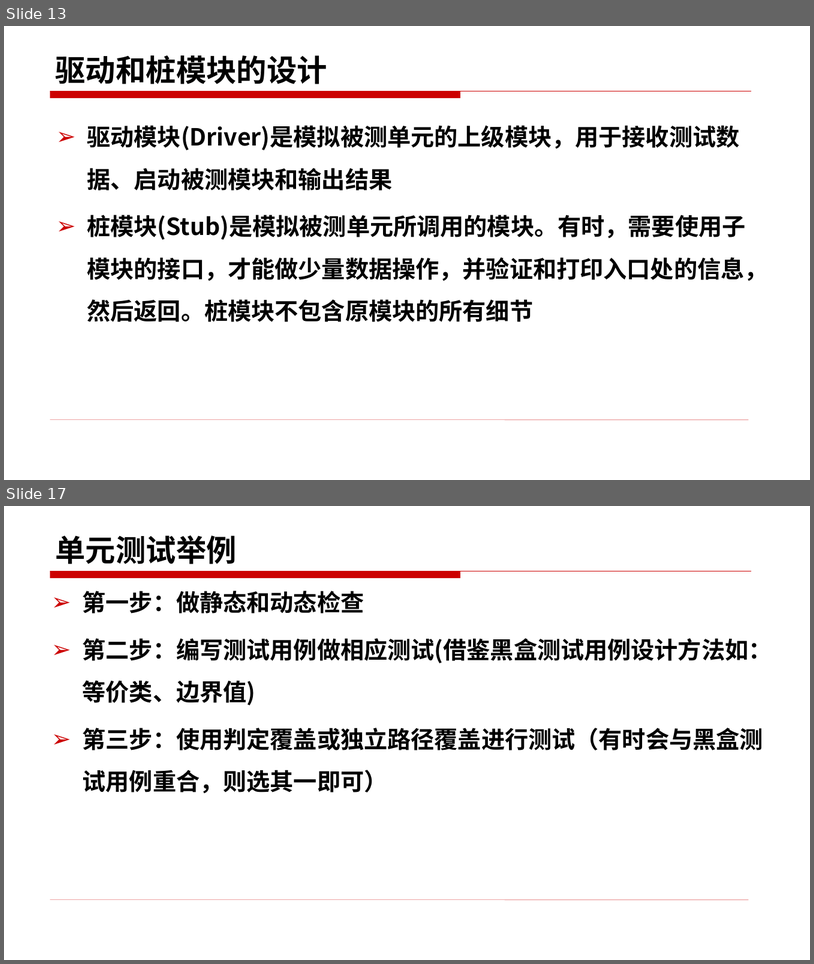
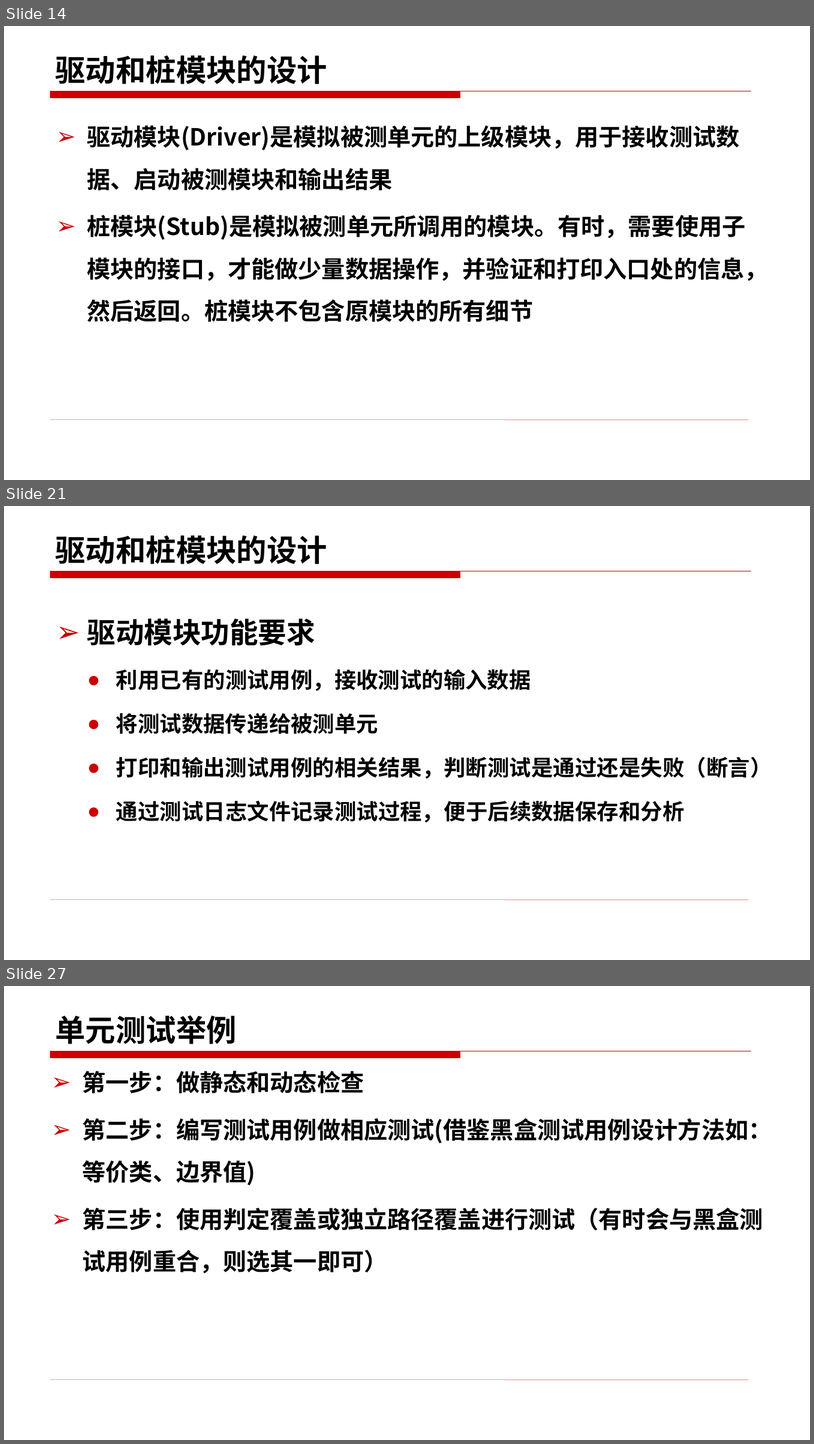
Before and after one commit to edu2act/course-foundation-software-tesing, a slide deck: materials/slides/7.pptx. Shown one above the other, each under a label of ours: slides 13 and 17 before the commit, slides 14, 21 and 27 after it; the slides between them are not shown. The pictures are 814x964 and 814x1444 pixels, drawn with LibreOffice and Linux fonts; fonts in the diff are those of the drawing. Boxes give left, top, right and bottom in pixels: in the first picture for what was removed or moved away, otherwise in the second. Text is boxed around its words. In the diff, an @@ line names an element or a change of style, - is before the commit and + after.

```diff
--- a/materials/slides/7.pptx
+++ b/materials/slides/7.pptx
@@ slide 21 added at bbox=[4, 506, 810, 960], background #FFFFFF; not listed: 2 template elements that a slide beside it also shows @@
@@ title added at bbox=[56, 535, 328, 564], 36 pt, text #000000, bold @@
+驱动和桩模块的设计
@@ text added at bbox=[87, 618, 773, 822], 26 pt, text #000000, bold @@
+➢ 驱动模块功能要求
+  ● 利用已有的测试用例，接收测试的输入数据
+  ● 将测试数据传递给被测单元
+  ● 打印和输出测试用例的相关结果，判断测试是通过还是失败（断言）
+  ● 通过测试日志文件记录测试过程，便于后续数据保存和分析
@@ what was slide 13 is now slide 14 @@
@@ what was slide 17 is now slide 27 @@
```
Also in this commit, not shown: 9 slides changed, 10 other slides added, 1 slide removed, 4 other files.
